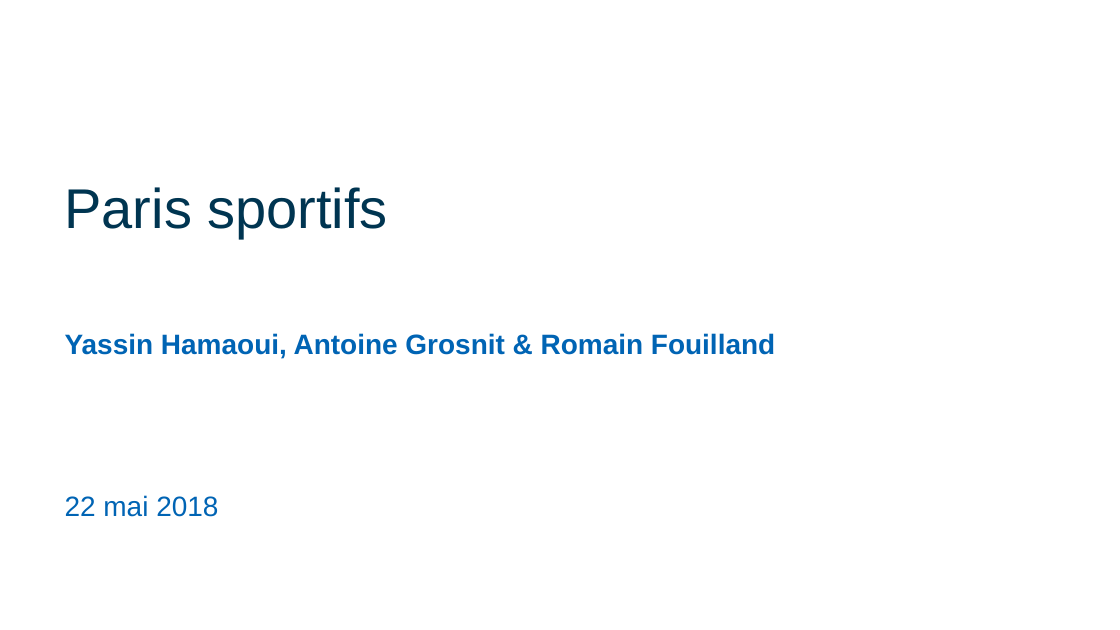
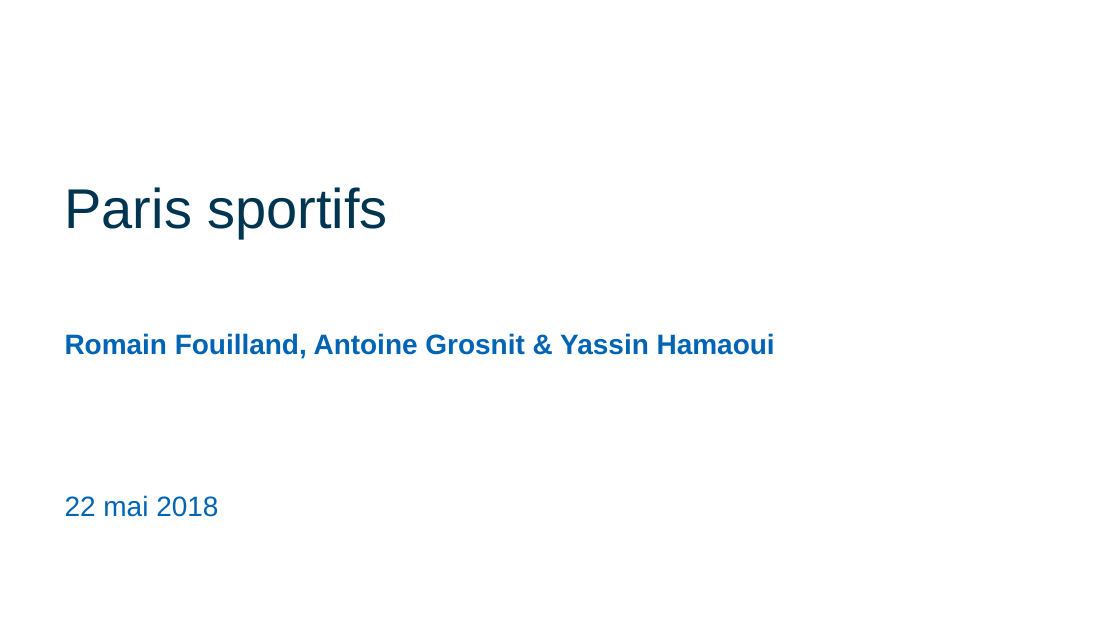
Before and after one commit to romainfd/-XFinance-Sports-bets, a slide deck: slide 1 of Présentations/2018.05.22 Présentation XFinance16.pptx. Drawn at 1120x630 pixels with LibreOffice and Linux fonts; fonts in the diff are those of the drawing; background and template pictures are left out. Boxes give left, top, right and bottom in pixels: in the first picture for what was removed or moved away, otherwise in the second. Text is boxed around its words. In the diff, an @@ line names an element or a change of style, - is before the commit and + after.

```diff
--- a/Présentations/2018.05.22 Présentation XFinance16.pptx
+++ b/Présentations/2018.05.22 Présentation XFinance16.pptx
@@ text at (65,333,775,359): text changed @@
-Yassin Hamaoui, Antoine Grosnit & Romain Fouilland
+Romain Fouilland, Antoine Grosnit & Yassin Hamaoui
```
Also in this commit, not shown: 5 slides added, 7 other files.
